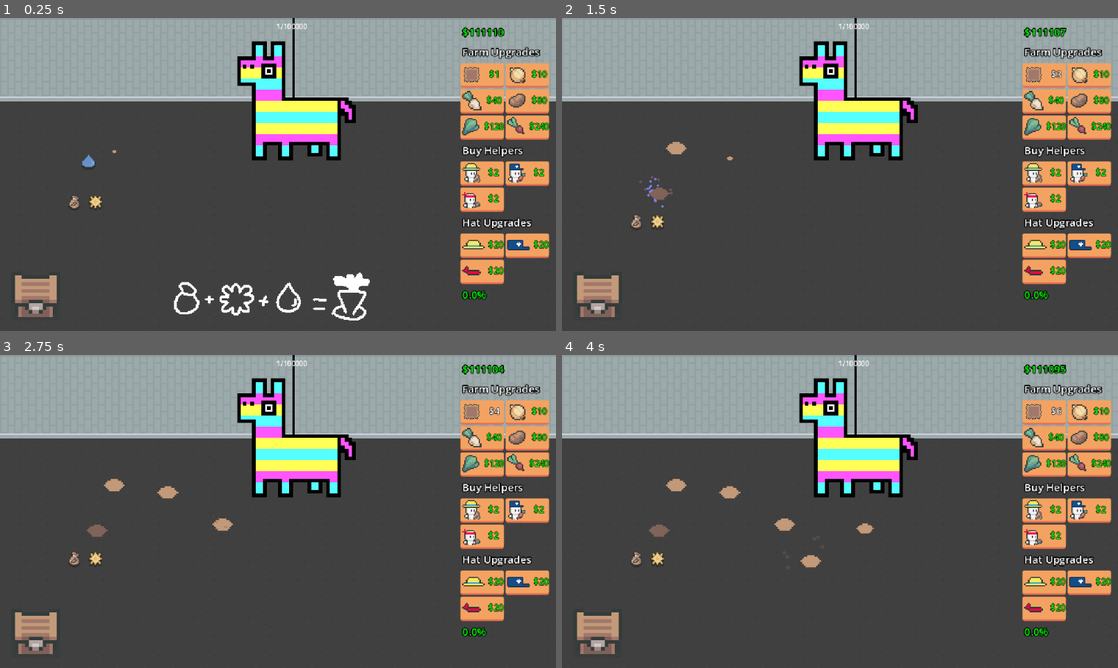
Above: before the commit, frames 1-4 (two rows, left to right).
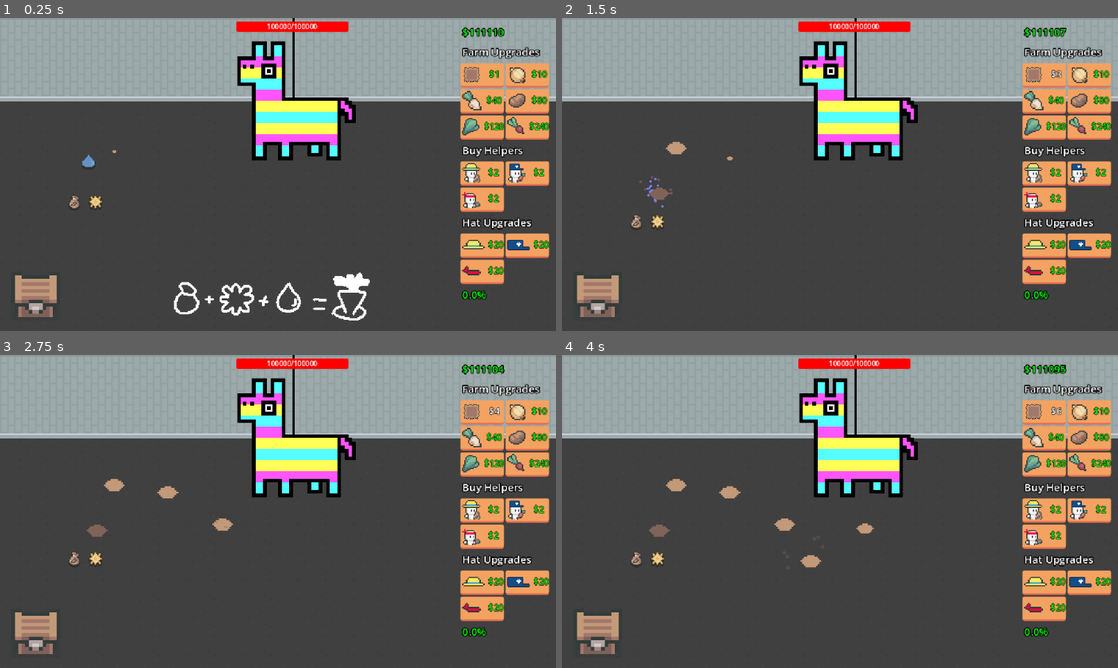
Above: after the commit, the same moments.

Repository: eric-marsh/farminata
Game: Godot game, scene res://scene/scene_switcher.tscn
Two runs of this game, one before a commit and one after it. Both use one fixed random seed, a clock stepped at 60 frames per second and the inputs below. Sound files missing from this copy of the repository are replaced by a short silence.
Inputs:
- Up to frame 1 (0.25 s): no input
- Up to frame 2 (1.5 s): click "$1" at 0.5 s; click "$2" at 1.25 s
- Up to frame 3 (2.75 s): click "$3" at 2 s
- Up to frame 4 (4 s): click "$4" at 2.75 s; click "$5" at 3.5 s

The runs differ from the first frame. In frame 1, 0.7% of the frame differs, in the area x 42-63%, y 1-5%; in frame 2, 0.7%; in frame 3, 0.7%; in frame 4, 0.7%.
Error in both runs: Out of bounds get index '0' (on base: 'Array[Node]') (res://scene/plots_container.gd:9)

Commit message:
add save/load system

Diff:
--- a/scene/main.tscn
+++ b/scene/main.tscn
@@ -13,15 +13,30 @@
 [ext_resource type="PackedScene" uid="uid://xiwavl2b1sw0" path="res://scene/droppable.tscn" id="7_wscrc"]
 [ext_resource type="PackedScene" uid="uid://pcjs3l3ltyss" path="res://scene/sell_chest.tscn" id="8_of57s"]
 [ext_resource type="PackedScene" uid="uid://c0isrep8hx4u6" path="res://scene/piniata.tscn" id="10_tqoya"]
-[ext_resource type="Script" uid="uid://cc5rukvl6a3t8" path="res://scene/enviornment.gd" id="12_wscrc"]
+[ext_resource type="Script" path="res://scene/enviornment.gd" id="12_wscrc"]
 [ext_resource type="PackedScene" uid="uid://b60032nv5tx0k" path="res://flower.tscn" id="14_v2gmf"]
-[ext_resource type="Script" uid="uid://cp50src3rv8rv" path="res://scene/fade_away_rect.gd" id="16_jcbur"]
+[ext_resource type="Script" path="res://scene/fade_away_rect.gd" id="16_jcbur"]
 
 [sub_resource type="RectangleShape2D" id="RectangleShape2D_k65ib"]
 size = Vector2(366, 133)
 
 [sub_resource type="RectangleShape2D" id="RectangleShape2D_wscrc"]
 size = Vector2(639, 297)
+
+[sub_resource type="Animation" id="Animation_smf0o"]
+length = 0.001
+tracks/0/type = "value"
+tracks/0/imported = false
+tracks/0/enabled = true
+tracks/0/path = NodePath(".:color")
+tracks/0/interp = 1
+tracks/0/loop_wrap = true
+tracks/0/keys = {
+"times": PackedFloat32Array(0),
+"transitions": PackedFloat32Array(1),
+"update": 0,
+"values": [Color(1, 1, 1, 1)]
+}
 
 [sub_resource type="Animation" id="Animation_jcbur"]
 resource_name = "fade_to_white"
@@ -40,21 +55,6 @@
 "values": [Color(1, 1, 1, 0), Color(1, 1, 1, 1)]
 }
 
-[sub_resource type="Animation" id="Animation_smf0o"]
-length = 0.001
-tracks/0/type = "value"
-tracks/0/imported = false
-tracks/0/enabled = true
-tracks/0/path = NodePath(".:color")
-tracks/0/interp = 1
-tracks/0/loop_wrap = true
-tracks/0/keys = {
-"times": PackedFloat32Array(0),
-"transitions": PackedFloat32Array(1),
-"update": 0,
-"values": [Color(1, 1, 1, 1)]
-}
-
 [sub_resource type="AnimationLibrary" id="AnimationLibrary_tv8i1"]
 _data = {
 &"RESET": SubResource("Animation_smf0o"),
--- a/scene/plot.tscn
+++ b/scene/plot.tscn
@@ -92,6 +92,23 @@
 "values": [Vector2(1, 1), Vector2(1.2, 1.2)]
 }
 
+[sub_resource type="Animation" id="Animation_kt1aq"]
+resource_name = "popup_crop"
+length = 0.5
+step = 0.1
+tracks/0/type = "value"
+tracks/0/imported = false
+tracks/0/enabled = true
+tracks/0/path = NodePath("Dirt:scale")
+tracks/0/interp = 1
+tracks/0/loop_wrap = true
+tracks/0/keys = {
+"times": PackedFloat32Array(0, 0.5),
+"transitions": PackedFloat32Array(1, 1),
+"update": 0,
+"values": [Vector2(0, 0), Vector2(1, 1)]
+}
+
 [sub_resource type="Animation" id="Animation_v0cxp"]
 resource_name = "pulse_crop"
 length = 0.4
@@ -107,23 +124,6 @@
 "transitions": PackedFloat32Array(1, 1, 1),
 "update": 0,
 "values": [Vector2(1, 1), Vector2(1.2, 1.2), Vector2(1, 1)]
-}
-
-[sub_resource type="Animation" id="Animation_kt1aq"]
-resource_name = "popup_crop"
-length = 0.5
-step = 0.1
-tracks/0/type = "value"
-tracks/0/imported = false
-tracks/0/enabled = true
-tracks/0/path = NodePath("Dirt:scale")
-tracks/0/interp = 1
-tracks/0/loop_wrap = true
-tracks/0/keys = {
-"times": PackedFloat32Array(0, 0.5),
-"transitions": PackedFloat32Array(1, 1),
-"update": 0,
-"values": [Vector2(0, 0), Vector2(1, 1)]
 }
 
 [sub_resource type="AnimationLibrary" id="AnimationLibrary_o5ils"]
--- a/script/debug.gd
+++ b/script/debug.gd
@@ -2,7 +2,10 @@
 
 var ALL_FULL_CROPS_AT_START:bool = false
 
-var PINIATA_HP: int = 1
+var DONT_SAVE:bool = true
+var DONT_LOAD:bool = true
+
+var PINIATA_HP: int = 0
 
 var DEBUG_SHOW_HELPER_STATE: bool = false
 
--- a/script/main.gd
+++ b/script/main.gd
@@ -2,7 +2,6 @@
 class_name MainNode
 
 var global_timer: int = 0
-var total_seconds: float = 0.0
 var is_game_over: bool = false
 var is_paused: bool = false
 
@@ -11,8 +10,9 @@
 var dragged_droppable: droppable = null
 
 func _ready() -> void:
+	if !Debug.DONT_LOAD:
+		State.load_game()
 	global_timer = 0
-	total_seconds = 0.0
 	is_game_over = false
 	is_paused = false
 
@@ -26,16 +26,22 @@
 
 
 
+var save_timer: float = 0.0
 func _process(delta: float) -> void:
 	if is_paused:
 		return
 	global_timer += 1
+	State.total_game_time += delta
+	save_timer += delta
+	if save_timer >= 5.0:
+		State.save_game()
+		save_timer = 0.0
+
 	Util.update_breeze()
 
 	if is_game_over:
 		is_paused = false
 		return
-	total_seconds += delta
 
 
 func _input(event):
--- a/script/state.gd
+++ b/script/state.gd
@@ -1,20 +1,84 @@
 extends Node
 
-var money:int = 0
+var total_game_time: float = 0
+var final_game_time: float = 0
+var money: int = 0
+var max_plots: int = 100
+var num_plots: int = 1
 
-var max_plots: int = 100
-var num_plots:int = 1
-
-var num_farmer_helpers:int = 0
-var num_pluck_helpers:int = 0
-var num_attack_helpers:int = 0
+var num_farmer_helpers: int = 0
+var num_pluck_helpers: int = 0
+var num_attack_helpers: int = 0
 
 var enviornment_percentage: float = 0.0
 
 var unlocked_slot_outputs: Array[Enum.Drop_Type] = []
 
-var max_piniata_hp:float = 100000
-var piniata_hp:float = max_piniata_hp
-
+var max_piniata_hp: float = 100000
+var piniata_hp: float = max_piniata_hp
 
 var hit_strength: float = 1.0
+
+# List of keys to be saved/loaded automatically
+const SAVE_KEYS := [
+	"total_game_time",
+	"final_game_time",
+	"money",
+	"num_plots",
+	"num_farmer_helpers",
+	"num_pluck_helpers",
+	"num_attack_helpers",
+	"piniata_hp",
+	"unlocked_slot_outputs"
+]
+
+func load_game():
+	var save_data = get_save_data()
+	if not save_data:
+		return
+
+	for key in SAVE_KEYS:
+		if key in save_data:
+			if key == "unlocked_slot_outputs":
+				unlocked_slot_outputs.clear()
+				for i in save_data[key]:
+					unlocked_slot_outputs.append(int(i))
+			else:
+				self.set(key, save_data[key])
+
+func save_game():
+	if Debug.DONT_SAVE:
+		return
+
+	var save_dict = {}
+	for key in SAVE_KEYS:
+		save_dict[key] = self.get(key)
+
+	var file = FileAccess.open("user://savegame.save", FileAccess.WRITE)
+	file.store_line(JSON.stringify(save_dict))
+	print("Saving game...")
+
+func get_save_data():
+	if not FileAccess.file_exists("user://savegame.save"):
+		print("No save file found")
+		return null
+
+	var file = FileAccess.open("user://savegame.save", FileAccess.READ)
+	while file.get_position() < file.get_length():
+		var line = file.get_line()
+		var json = JSON.new()
+		var error = json.parse(line)
+		if error != OK:
+			print("JSON Parse Error: ", json.get_error_message(), " at line ", json.get_error_line())
+			continue
+		return json.get_data()
+
+# havent tested this yet
+func delete_save():
+	if not FileAccess.file_exists("user://savegame.save"):
+		print("No save file found")
+		return null
+	DirAccess.remove_absolute("user://savegame.save")
+	#Global.State().reset_state()
+	#restart_scene()
+	get_tree().quit()
